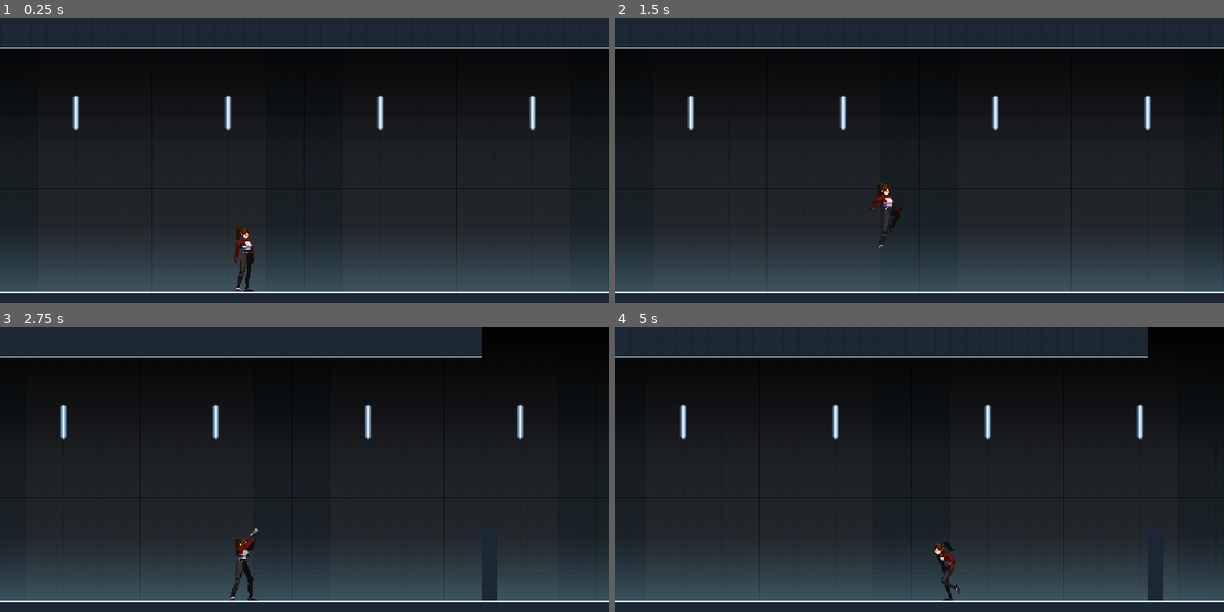
Above: before the commit, frames 1-4 (two rows, left to right).
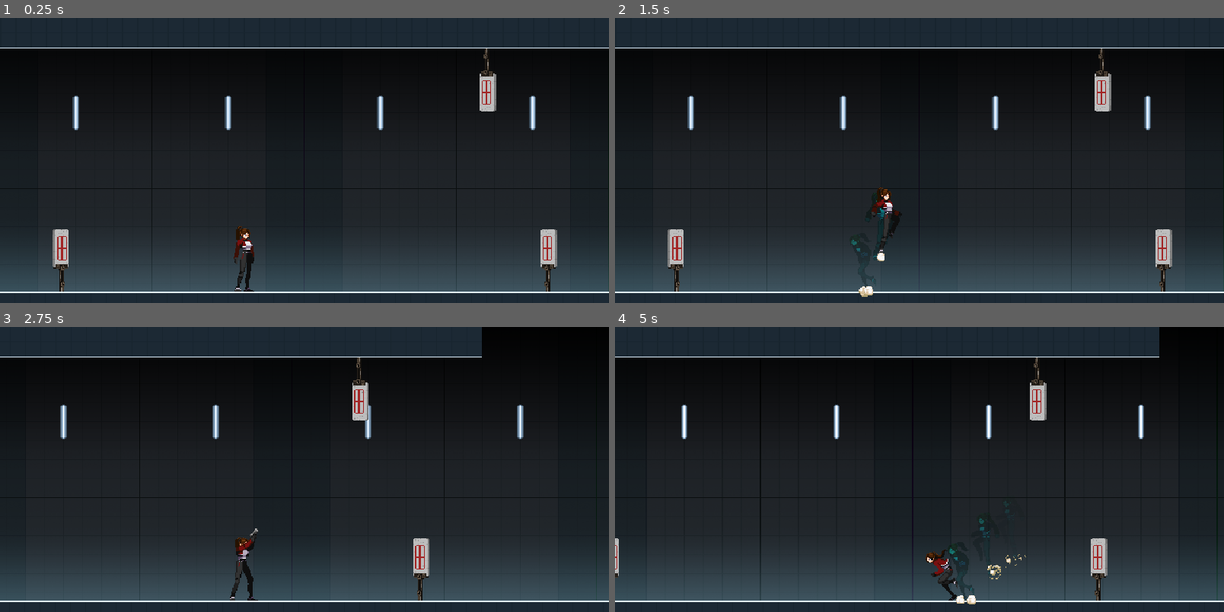
Above: after the commit, the same moments.

Repository: cimbraien/massive-recoil
Game: Godot game, scene res://Test.tscn
The game is run twice, just before and just after one commit, with the same random seed, the same clock (stepped at 60 frames per second) and the same inputs. The project has no main scene, so this scene is started directly.
Inputs (mouse positions are in pixels of both pictures, inside the frame that each line leads up to):
- Up to frame 1 (0.25 s): no input
- Up to frame 2 (1.5 s): tap Enter at 0.5 s; move the mouse to (1053, 171) at 0.52 s; hold Right mouse button (aim) 0.53-1.28 s; hold D (right) from 0.53 s (still down); tap Space (jump) at 0.77, 0.8, 1.07, 1.35 s; move the mouse to (797, 206) at 1.27 s
- Up to frame 3 (2.75 s): tap Space (jump) at 1.52, 1.82, 2.3 s; right-click (182, 515) at 1.55 s; move the mouse to (365, 423) at 2.02 s; release D (right) at 2.03 s; hold A (left) from 2.03 s (still down); hold Right mouse button (aim) from 2.03 s (still down)
- Up to frame 4 (5 s): move the mouse to (889, 566) at 2.77 s; release A (left) at 2.78 s; release Right mouse button (aim) at 2.78 s; hold D (right) 2.78-4.28 s; click (889, 566) at 2.85 s; tap Space (jump) at 3.02, 3.32, 3.77, 3.8, 4.07, 4.35, 4.52, 4.82 s; right-click (889, 566) at 3.05 s; move the mouse to (1102, 549) at 3.52 s; hold Right mouse button (aim) 3.53-4.28 s; move the mouse to (736, 446) at 4.27 s; hold A (left) from 4.28 s (still down); right-click (736, 446) at 4.55 s

The runs differ from the first frame. In frame 1, 1.3% of the frame differs, in the area x 8-92%, y 10-96%; in frame 2, 1.7%; in frame 3, 1.0%; in frame 4, 2.7%, in the area x 0-90%, y 0-98%.

Commit message:
add target enemies

Diff:
--- a/Test.tscn
+++ b/Test.tscn
@@ -1,14 +1,20 @@
-[gd_scene load_steps=5 format=2]
+[gd_scene load_steps=6 format=2]
 
 [ext_resource path="res://gym/GymTile.tres" type="TileSet" id=1]
 [ext_resource path="res://gym/GymBg.tscn" type="PackedScene" id=2]
 [ext_resource path="res://player/Player.tscn" type="PackedScene" id=3]
 [ext_resource path="res://camera/Camera.tscn" type="PackedScene" id=4]
+[ext_resource path="res://enemies/target/Target.tscn" type="PackedScene" id=5]
 
 [node name="Test" type="Node"]
 __meta__ = {
 "_edit_vertical_guides_": [ -640.0, 1280.0 ]
 }
+
+[node name="Camera2D" parent="." instance=ExtResource( 4 )]
+position = Vector2( 320, 254 )
+
+[node name="GymBg" parent="." instance=ExtResource( 2 )]
 
 [node name="Player" parent="." instance=ExtResource( 3 )]
 position = Vector2( 256, 288 )
@@ -21,11 +27,19 @@
 cell_size = Vector2( 16, 16 )
 collision_mask = 0
 format = 1
-tile_data = PoolIntArray( 0, 1610612736, 19, 1, 1610612736,  …(1636 unchanged characters)…  1610612736, 18, 65575, 1610612736, 18, 917503, 0, 19, 852008, 0, 19, 983039, 0, 19, 917544, 0, 19, 1048575, 0, 19, 983080, 0, 19, 1114111, 0, 19, 1048616, 0, 19, 1179647, 0, 19, 1114152, 0, 19, 1245144, 0, 18, 1245145, 0, 18, 1245146, …(9560 unchanged characters)…
+tile_data = PoolIntArray( 0, 1610612736, 19, 1, 1610612736,  …(1636 unchanged characters)…  1610612736, 18, 65575, 1610612736, 18, 1245144, 0, 18, 1245145, 0, 18, 1245146, …(9560 unchanged characters)…
 
-[node name="Camera2D" parent="." instance=ExtResource( 4 )]
-position = Vector2( 320, 254 )
+[node name="Target" parent="." instance=ExtResource( 5 )]
+position = Vector2( 64, 288 )
 
-[node name="GymBg" parent="." instance=ExtResource( 2 )]
+[node name="Target2" parent="." instance=ExtResource( 5 )]
+position = Vector2( 512, 32 )
+rotation = 3.14159
+upside_down = true
+
+[node name="Target3" parent="." instance=ExtResource( 5 )]
+position = Vector2( 576, 288 )
+scale = Vector2( -1, 1 )
+health = 10
 
 [editable path="Player"]
--- /dev/null
+++ b/dust/Dust.gd
@@ -0,0 +1,9 @@
+extends AnimatedSprite
+
+
+func _ready() -> void:
+	play("default")
+
+
+func _on_Dust_animation_finished() -> void:
+	queue_free()
--- /dev/null
+++ b/dust/Dust.tscn
@@ -0,0 +1,54 @@
+[gd_scene load_steps=13 format=2]
+
+[ext_resource path="res://dust/dust.png" type="Texture" id=1]
+[ext_resource path="res://dust/Dust.gd" type="Script" id=2]
+
+[sub_resource type="AtlasTexture" id=1]
+atlas = ExtResource( 1 )
+region = Rect2( 0, 0, 20, 20 )
+
+[sub_resource type="AtlasTexture" id=2]
+atlas = ExtResource( 1 )
+region = Rect2( 20, 0, 20, 20 )
+
+[sub_resource type="AtlasTexture" id=3]
+atlas = ExtResource( 1 )
+region = Rect2( 40, 0, 20, 20 )
+
+[sub_resource type="AtlasTexture" id=4]
+atlas = ExtResource( 1 )
+region = Rect2( 0, 20, 20, 20 )
+
+[sub_resource type="AtlasTexture" id=5]
+atlas = ExtResource( 1 )
+region = Rect2( 20, 20, 20, 20 )
+
+[sub_resource type="AtlasTexture" id=6]
+atlas = ExtResource( 1 )
+region = Rect2( 40, 20, 20, 20 )
+
+[sub_resource type="AtlasTexture" id=7]
+atlas = ExtResource( 1 )
+region = Rect2( 0, 40, 20, 20 )
+
+[sub_resource type="AtlasTexture" id=8]
+atlas = ExtResource( 1 )
+region = Rect2( 20, 40, 20, 20 )
+
+[sub_resource type="AtlasTexture" id=9]
+atlas = ExtResource( 1 )
+region = Rect2( 40, 40, 20, 20 )
+
+[sub_resource type="SpriteFrames" id=10]
+animations = [ {
+"frames": [ SubResource( 1 ), SubResource( 2 ), SubResource( 3 ), SubResource( 4 ), SubResource( 5 ), SubResource( 6 ), SubResource( 7 ), SubResource( 8 ), SubResource( 9 ) ],
+"loop": false,
+"name": "default",
+"speed": 20.0
+} ]
+
+[node name="Dust" type="AnimatedSprite"]
+frames = SubResource( 10 )
+script = ExtResource( 2 )
+
+[connection signal="animation_finished" from="." to="." method="_on_Dust_animation_finished"]
--- /dev/null
+++ b/enemies/Debris.tscn
@@ -0,0 +1,109 @@
+[gd_scene load_steps=6 format=2]
+
+[ext_resource path="res://enemies/target/target_debris.png" type="Texture" id=1]
+
+[sub_resource type="CanvasItemMaterial" id=2]
+particles_animation = true
+particles_anim_h_frames = 3
+particles_anim_v_frames = 1
+particles_anim_loop = false
+
+[sub_resource type="ParticlesMaterial" id=5]
+flag_disable_z = true
+direction = Vector3( 0, -1, 0 )
+gravity = Vector3( 0, 170, 0 )
+initial_velocity = 100.0
+angular_velocity = 100.0
+angular_velocity_random = 1.0
+orbit_velocity = 0.0
+orbit_velocity_random = 0.0
+anim_offset = 1.0
+anim_offset_random = 1.0
+
+[sub_resource type="Animation" id=3]
+length = 0.001
+tracks/0/type = "value"
+tracks/0/path = NodePath(".:emitting")
+tracks/0/interp = 1
+tracks/0/loop_wrap = true
+tracks/0/imported = false
+tracks/0/enabled = true
+tracks/0/keys = {
+"times": PoolRealArray( 0 ),
+"transitions": PoolRealArray( 1 ),
+"update": 0,
+"values": [ true ]
+}
+tracks/1/type = "value"
+tracks/1/path = NodePath(".:modulate")
+tracks/1/interp = 1
+tracks/1/loop_wrap = true
+tracks/1/imported = false
+tracks/1/enabled = true
+tracks/1/keys = {
+"times": PoolRealArray( 0 ),
+"transitions": PoolRealArray( 1 ),
+"update": 0,
+"values": [ Color( 1, 1, 1, 1 ) ]
+}
+
+[sub_resource type="Animation" id=4]
+resource_name = "default"
+length = 2.0
+step = 2.0
+tracks/0/type = "value"
+tracks/0/path = NodePath(".:emitting")
+tracks/0/interp = 1
+tracks/0/loop_wrap = true
+tracks/0/imported = false
+tracks/0/enabled = true
+tracks/0/keys = {
+"times": PoolRealArray( 0 ),
+"transitions": PoolRealArray( 1 ),
+"update": 1,
+"values": [ true ]
+}
+tracks/1/type = "method"
+tracks/1/path = NodePath(".")
+tracks/1/interp = 1
+tracks/1/loop_wrap = true
+tracks/1/imported = false
+tracks/1/enabled = true
+tracks/1/keys = {
+"times": PoolRealArray( 2 ),
+"transitions": PoolRealArray( 1 ),
+"values": [ {
+"args": [  ],
+"method": "queue_free"
+} ]
+}
+tracks/2/type = "value"
+tracks/2/path = NodePath(".:modulate")
+tracks/2/interp = 1
+tracks/2/loop_wrap = true
+tracks/2/imported = false
+tracks/2/enabled = true
+tracks/2/keys = {
+"times": PoolRealArray( 0, 2 ),
+"transitions": PoolRealArray( 1, 1 ),
+"update": 0,
+"values": [ Color( 1, 1, 1, 1 ), Color( 1, 1, 1, 0 ) ]
+}
+
+[node name="Debris" type="Particles2D"]
+material = SubResource( 2 )
+emitting = false
+amount = 4
+lifetime = 2.0
+one_shot = true
+explosiveness = 1.0
+process_material = SubResource( 5 )
+texture = ExtResource( 1 )
+__meta__ = {
+"_editor_description_": ""
+}
+
+[node name="AnimationPlayer" type="AnimationPlayer" parent="."]
+autoplay = "default"
+anims/RESET = SubResource( 3 )
+anims/default = SubResource( 4 )
--- /dev/null
+++ b/enemies/target/Target.gd
@@ -0,0 +1,52 @@
+extends Sprite
+
+
+onready var animator: AnimationPlayer = $"%AnimationPlayer"
+onready var sprite: Sprite = $"%Sprite"
+onready var hurtbox: Area2D = $"%Hurtbox"
+
+const DEBRIS: PackedScene = preload("res://enemies/Debris.tscn")
+
+export var health: int = 1
+export var upside_down: bool = false
+
+# Called when the node enters the scene tree for the first time.
+func _ready() -> void:
+	pass # Replace with function body.
+
+
+# Called every frame. 'delta' is the elapsed time since the previous frame.
+#func _process(delta: float) -> void:
+#	pass
+
+
+func _on_Hurtbox_ouch(damage, pos) -> void:
+	health -= damage
+	if health <= 0:
+		var hit_position: float = pos.y - hurtbox.global_position.y
+		if rotation_degrees == 0:
+			if hit_position < -10:
+				sprite.frame = 1
+			elif hit_position > 10:
+				sprite.frame = 2
+			else:
+				sprite.frame = 3
+		elif upside_down == true:
+			if hit_position > -10:
+				sprite.frame = 1
+			elif hit_position < 10:
+				sprite.frame = 2
+			else:
+				sprite.frame = 3
+		hurtbox.set_collision_layer_bit(1, false)
+		# debris
+		var debris: Node2D = DEBRIS.instance()
+		Shared.tree.current_scene.add_child(debris)
+		debris.global_position = sprite.global_position
+	else:
+		animator.stop(true)
+		animator.play("Ouch")
+
+
+func _on_Hurtbox_area_entered(area: Area2D) -> void:
+	print(area)
--- /dev/null
+++ b/enemies/target/Target.tscn
@@ -0,0 +1,112 @@
+[gd_scene load_steps=10 format=2]
+
+[ext_resource path="res://enemies/target/target_stand.png" type="Texture" id=1]
+[ext_resource path="res://enemies/target/target.png" type="Texture" id=2]
+[ext_resource path="res://hit_hurt_boxes/Hurtbox.tscn" type="PackedScene" id=3]
+[ext_resource path="res://enemies/target/Target.gd" type="Script" id=4]
+
+[sub_resource type="Shader" id=2]
+code = "shader_type canvas_item;
+
+uniform float flash_modifier : hint_range(0.0, 1.0) = 0.0;
+
+void fragment() {
+	vec4 color = texture(TEXTURE, UV);
+	color.rgb = mix(color.rgb, vec4(1.0).rgb, flash_modifier);
+	COLOR = color;
+}"
+
+[sub_resource type="ShaderMaterial" id=3]
+resource_local_to_scene = true
+shader = SubResource( 2 )
+shader_param/flash_modifier = 0.0
+
+[sub_resource type="RectangleShape2D" id=1]
+extents = Vector2( 10, 21 )
+
+[sub_resource type="Animation" id=4]
+resource_name = "Ouch"
+length = 0.266667
+step = 0.0166667
+tracks/0/type = "value"
+tracks/0/path = NodePath("Sprite:material:shader_param/flash_modifier")
+tracks/0/interp = 1
+tracks/0/loop_wrap = true
+tracks/0/imported = false
+tracks/0/enabled = true
+tracks/0/keys = {
+"times": PoolRealArray( 0, 0.0833333 ),
+"transitions": PoolRealArray( 1, 1 ),
+"update": 1,
+"values": [ 1.0, 0.0 ]
+}
+tracks/1/type = "value"
+tracks/1/path = NodePath("Sprite:offset")
+tracks/1/interp = 1
+tracks/1/loop_wrap = true
+tracks/1/imported = false
+tracks/1/enabled = true
+tracks/1/keys = {
+"times": PoolRealArray( 0, 0.0333333, 0.0666667, 0.1, 0.133333, 0.166667, 0.2, 0.233333, 0.266667 ),
+"transitions": PoolRealArray( 1, 1, 1, 1, 1, 1, 1, 1, 1 ),
+"update": 0,
+"values": [ Vector2( -6, 0 ), Vector2( 5, 0 ), Vector2( -4, 0 ), Vector2( 3, 0 ), Vector2( -3, 0 ), Vector2( 2, 0 ), Vector2( -2, 0 ), Vector2( 1, 0 ), Vector2( -1, 0 ) ]
+}
+
+[sub_resource type="Animation" id=5]
+length = 0.001
+tracks/0/type = "value"
+tracks/0/path = NodePath("Sprite:material:shader_param/flash_modifier")
+tracks/0/interp = 1
+tracks/0/loop_wrap = true
+tracks/0/imported = false
+tracks/0/enabled = true
+tracks/0/keys = {
+"times": PoolRealArray( 0 ),
+"transitions": PoolRealArray( 1 ),
+"update": 0,
+"values": [ 0.0 ]
+}
+tracks/1/type = "value"
+tracks/1/path = NodePath("Sprite:offset")
+tracks/1/interp = 1
+tracks/1/loop_wrap = true
+tracks/1/imported = false
+tracks/1/enabled = true
+tracks/1/keys = {
+"times": PoolRealArray( 0 ),
+"transitions": PoolRealArray( 1 ),
+"update": 0,
+"values": [ Vector2( 0, 0 ) ]
+}
+
+[node name="Target" type="Sprite"]
+texture = ExtResource( 1 )
+offset = Vector2( 0, -14 )
+script = ExtResource( 4 )
+
+[node name="Sprite" type="Sprite" parent="."]
+unique_name_in_owner = true
+show_behind_parent = true
+material = SubResource( 3 )
+position = Vector2( 0, -46 )
+texture = ExtResource( 2 )
+hframes = 2
+vframes = 2
+
+[node name="Hurtbox" parent="." instance=ExtResource( 3 )]
+unique_name_in_owner = true
+position = Vector2( -1, -46 )
+
+[node name="CollisionShape2D" parent="Hurtbox" index="0"]
+shape = SubResource( 1 )
+
+[node name="AnimationPlayer" type="AnimationPlayer" parent="."]
+unique_name_in_owner = true
+anims/Ouch = SubResource( 4 )
+anims/RESET = SubResource( 5 )
+
+[connection signal="area_entered" from="Hurtbox" to="." method="_on_Hurtbox_area_entered"]
+[connection signal="ouch" from="Hurtbox" to="." method="_on_Hurtbox_ouch"]
+
+[editable path="Hurtbox"]
--- /dev/null
+++ b/hit_hurt_boxes/Hurtbox.gd
@@ -0,0 +1,4 @@
+extends Area2D
+
+
+signal ouch(damage, pos)
--- /dev/null
+++ b/hit_hurt_boxes/Hurtbox.tscn
@@ -0,0 +1,11 @@
+[gd_scene load_steps=2 format=2]
+
+[ext_resource path="res://hit_hurt_boxes/Hurtbox.gd" type="Script" id=1]
+
+[node name="Hurtbox" type="Area2D"]
+collision_layer = 2
+collision_mask = 0
+monitoring = false
+script = ExtResource( 1 )
+
+[node name="CollisionShape2D" type="CollisionShape2D" parent="."]
--- /dev/null
+++ b/player/AfterImage.gd
@@ -0,0 +1,7 @@
+extends Sprite
+
+
+func _ready() -> void:
+	var tw: = create_tween()
+	tw.tween_property(self, "modulate:a", 0.0, 0.5)  # warning-ignore-all:return_value_discarded
+	tw.tween_callback(self, "queue_free")
--- /dev/null
+++ b/player/AfterImage.tscn
@@ -0,0 +1,13 @@
+[gd_scene load_steps=3 format=2]
+
+[ext_resource path="res://player/ryoko.png" type="Texture" id=1]
+[ext_resource path="res://player/AfterImage.gd" type="Script" id=2]
+
+[node name="AfterImage" type="Sprite"]
+modulate = Color( 0, 1, 1, 0.498039 )
+z_index = -1
+texture = ExtResource( 1 )
+offset = Vector2( 0, -34 )
+hframes = 9
+vframes = 8
+script = ExtResource( 2 )
--- a/player/Bullet.gd
+++ b/player/Bullet.gd
@@ -1,6 +1,7 @@
 extends Sprite
 
 const BULLETHIT: PackedScene = preload("res://player/BulletHit.tscn")
+const BULLETHITENEMY: PackedScene = preload("res://player/BulletHitEnemy.tscn")
 
 onready var ray: RayCast2D = $"%RayCast2D"
 onready var line: Line2D = $"%Line2D"
@@ -39,15 +40,23 @@
 	or global_position.y <= cam_rect.position.y \
 	or global_position.y >= cam_rect.position.y + cam_rect.size.y:
 		queue_free()
-	# hit world
+	# hit world / hurtbox
 	if ray.is_colliding():
+		var collider: = ray.get_collider()
 		global_position = ray.get_collision_point()
 		queue_free()
-		# smoke
-		var bullet_hit = BULLETHIT.instance() as Particles2D
-		Shared.tree.current_scene.add_child(bullet_hit)
-		bullet_hit.global_position = ray.get_collision_point()
-		bullet_hit.rotation = ray.get_collision_normal().angle()
+		if collider.name == "Hurtbox":
+			collider.emit_signal("ouch", 1, ray.global_position)
+			# bullet hit enemy
+			var bullet_hit_enemy = BULLETHITENEMY.instance() as Particles2D
+			Shared.tree.current_scene.add_child(bullet_hit_enemy)
+			bullet_hit_enemy.global_position = ray.get_collision_point()
+		else:
+			# bullet hit
+			var bullet_hit = BULLETHIT.instance() as Particles2D
+			Shared.tree.current_scene.add_child(bullet_hit)
+			bullet_hit.global_position = ray.get_collision_point()
+			bullet_hit.rotation = ray.get_collision_normal().angle()
 	# line
 	line.add_point(global_position)
 	while line.get_point_count() > max_points:
--- a/player/Bullet.tscn
+++ b/player/Bullet.tscn
@@ -15,6 +15,8 @@
 unique_name_in_owner = true
 enabled = true
 cast_to = Vector2( 36, 0 )
+collision_mask = 3
+collide_with_areas = true
 
 [node name="Line2D" type="Line2D" parent="."]
 unique_name_in_owner = true
--- a/player/BulletHit.tscn
+++ b/player/BulletHit.tscn
@@ -160,10 +160,12 @@
 }
 
 [node name="BulletHit" type="Particles2D"]
+emitting = false
 amount = 20
 lifetime = 0.2
 one_shot = true
 explosiveness = 0.9
+local_coords = false
 process_material = SubResource( 3 )
 
 [node name="AnimationPlayer" type="AnimationPlayer" parent="."]
--- /dev/null
+++ b/player/BulletHitEnemy.tscn
@@ -0,0 +1,72 @@
+[gd_scene load_steps=4 format=2]
+
+[sub_resource type="ParticlesMaterial" id=1]
+lifetime_randomness = 0.5
+flag_disable_z = true
+direction = Vector3( 0, 0, 0 )
+spread = 180.0
+gravity = Vector3( 0, 0, 0 )
+initial_velocity = 20.0
+orbit_velocity = 0.0
+orbit_velocity_random = 0.0
+color = Color( 0.988235, 0.94902, 0.792157, 1 )
+
+[sub_resource type="Animation" id=3]
+length = 0.001
+tracks/0/type = "value"
+tracks/0/path = NodePath(".:emitting")
+tracks/0/interp = 1
+tracks/0/loop_wrap = true
+tracks/0/imported = false
+tracks/0/enabled = true
+tracks/0/keys = {
+"times": PoolRealArray( 0 ),
+"transitions": PoolRealArray( 1 ),
+"update": 0,
+"values": [ false ]
+}
+
+[sub_resource type="Animation" id=2]
+resource_name = "default"
+length = 0.5
+step = 0.5
+tracks/0/type = "method"
+tracks/0/path = NodePath(".")
+tracks/0/interp = 1
+tracks/0/loop_wrap = true
+tracks/0/imported = false
+tracks/0/enabled = true
+tracks/0/keys = {
+"times": PoolRealArray( 0.5 ),
+"transitions": PoolRealArray( 1 ),
+"values": [ {
+"args": [  ],
+"method": "queue_free"
+} ]
+}
+tracks/1/type = "value"
+tracks/1/path = NodePath(".:emitting")
+tracks/1/interp = 1
+tracks/1/loop_wrap = true
+tracks/1/imported = false
+tracks/1/enabled = true
+tracks/1/keys = {
+"times": PoolRealArray( 0 ),
+"transitions": PoolRealArray( 1 ),
+"update": 1,
+"values": [ true ]
+}
+
+[node name="Particles2D" type="Particles2D"]
+emitting = false
+amount = 50
+lifetime = 0.4
+one_shot = true
+explosiveness = 0.5
+fixed_fps = 20
+process_material = SubResource( 1 )
+
+[node name="AnimationPlayer" type="AnimationPlayer" parent="."]
+autoplay = "default"
+anims/RESET = SubResource( 3 )
+anims/default = SubResource( 2 )
--- a/player/BulletShell.gd
+++ b/player/BulletShell.gd
@@ -6,3 +6,7 @@
 
 func _on_BulletShell_body_entered(_body: Node) -> void:
 	shell_bounce_sfx.play()
+
+
+func _on_VisibilityNotifier2D_viewport_exited(_viewport: Viewport) -> void:
+	queue_free()
--- a/player/BulletShell.tscn
+++ b/player/BulletShell.tscn
@@ -9,7 +9,7 @@
 bounce = 0.5
 
 [sub_resource type="CircleShape2D" id=6]
-radius = 4.0
+radius = 5.0
 
 [sub_resource type="Animation" id=8]
 resource_name = "default"
@@ -54,5 +54,9 @@
 [node name="ShellBounce" type="AudioStreamPlayer" parent="."]
 unique_name_in_owner = true
 stream = ExtResource( 3 )
+volume_db = -10.0
+
+[node name="VisibilityNotifier2D" type="VisibilityNotifier2D" parent="."]
 
 [connection signal="body_entered" from="." to="." method="_on_BulletShell_body_entered" flags=6]
+[connection signal="viewport_exited" from="VisibilityNotifier2D" to="." method="_on_VisibilityNotifier2D_viewport_exited"]
--- a/player/Player.gd
+++ b/player/Player.gd
@@ -4,14 +4,20 @@
 const BULLETSCENE: PackedScene = preload("res://player/Bullet.tscn")
 const MUZZLEFLASH: PackedScene = preload("res://player/MuzzleFlash.tscn")
 const BULLETSHELL: PackedScene = preload("res://player/BulletShell.tscn")
+const DUST: PackedScene = preload("res://dust/Dust.tscn")
+const AFTERIMAGE: PackedScene = preload("res://player/AfterImage.tscn")
 
 onready var sprite: Sprite = $"%Sprite"
 onready var sprite_2: Sprite = $"%Sprite2"  # fire 1st frame (hidden)
 onready var sprite_3: Sprite = $"%Sprite3"  # fire 2nd frame (hidden)
 onready var animator: AnimationPlayer = $"%AnimationPlayer"
 onready var aim_origin: Position2D = $"%AimOrigin"
+onready var after_image_maker: AnimationPlayer = $"%AfterImageMaker"
+
+# sfx
 onready var handgun_fire: AudioStreamPlayer = $"%Handgun"
 onready var land: AudioStreamPlayer = $"%Land"
+onready var dust_caller: AnimationPlayer = $"%DustCaller"
 
 const MAX_RUN: float = 180.0
 const MAX_FALL: float = 540.0
@@ -74,7 +80,7 @@
 		# to fall
 		if not is_on_floor():
 			self.state = 2
-		# to run
+		# to idle
 		elif direction == 0:
 			self.state = 0
 		# jump
@@ -88,25 +94,21 @@
 		# to idle
 		if is_on_floor() and direction == 0:
 			self.state = 0
-			land.play()
 		# to run
 		elif is_on_floor() and direction != 0:
 			self.state = 1
-			land.play()
 	# rise
 	elif state == 3:
 		# in state
 		# jump cancel
 		if not Input.is_action_pressed("jump"):
-			velocity.y += GRAVITY * delta
+			velocity.y *= 0.8
 		# to idle
 		if is_on_floor() and direction == 0:
 			self.state = 0
-			land.play()
 		# to run
 		elif is_on_floor() and direction != 0:
 			self.state = 1
-			land.play()
 		# to fall
 		elif velocity.y > 0:
 			self.state = 2
@@ -158,6 +160,7 @@
 			handgun_fire.play()
 		# to fall
 		if not is_on_floor():
+			# make sure only sprite 1 is visible, hide the rest
 			animator.stop()
 			sprite.visible = true
 			sprite_2.visible = false
@@ -165,6 +168,7 @@
 			self.state = 2
 		# aim
 		elif not Input.is_action_pressed("aim"):
+			# make sure only sprite 1 is visible, hide the rest
 			animator.stop()
 			sprite.visible = true
 			sprite_2.visible = false
@@ -185,22 +189,36 @@
 
 	# jump
 	if state == 3:
+		_emit_dust()
 		velocity.y = JUMP_VEL
 
 	# update anim
 	# idle
 	if state == 0:
+		after_image_maker.stop(true)
+		# play ToIdle for everyone except if coming from aim
 		if old_state == 4:
 			animator.play("AimToIdle")
 		else:
 			animator.play("ToIdle")
+		# stop dusts from run state
+		if old_state == 1:
+			dust_caller.stop(true)
+		# if prev in air
+		if old_state == 2 or old_state == 3:
+			land.play()
+			_emit_dust()
 	# run
 	elif state == 1:
-		# turn
+		dust_caller.play("EmitDust")
+		# turn or to run intro anim
 		if old_sprite_scale_x != sprite.scale.x:
 			animator.play("Turn")
 		elif old_sprite_scale_x == sprite.scale.x:
 			animator.play("ToRun")
+		# if prev in air
+		if old_state == 2 or old_state == 3:
+			land.play()
 	# fall
 	elif state == 2:
 		animator.play("ToFall")
@@ -209,7 +227,12 @@
 		animator.play("Rise")
 	# aim
 	elif state == 4:
+		after_image_maker.stop(true)
 		animator.stop()
+
+	# exit idle or aim
+	if old_state == 0 and state != 4 or old_state == 4 and state != 0:
+		after_image_maker.play("default")
 
 
 func _on_AnimationPlayer_animation_finished(anim_name: String) -> void:
@@ -222,3 +245,17 @@
 		animator.play("Fall")
 	elif anim_name == "Turn":
 		animator.play("Run")
+
+
+func _emit_dust() -> void:
+	var dust: Node2D = DUST.instance()
+	Shared.tree.current_scene.add_child(dust)
+	dust.global_position = global_position
+
+
+func _create_after_image() -> void:
+	var after_image: Node2D = AFTERIMAGE.instance()
+	Shared.tree.current_scene.add_child(after_image)
+	after_image.global_position = global_position
+	after_image.frame = sprite.frame
+	after_image.scale.x = sprite.scale.x
--- a/player/Player.tscn
+++ b/player/Player.tscn
@@ -191,7 +191,7 @@
 resource_name = "Run"
 length = 0.8
 loop = true
-step = 0.0833333
+step = 0.0166667
 tracks/0/type = "value"
 tracks/0/path = NodePath("Sprite:frame")
 tracks/0/interp = 1
@@ -211,9 +211,12 @@
 tracks/1/imported = false
 tracks/1/enabled = true
 tracks/1/keys = {
-"times": PoolRealArray( 0.333333 ),
-"transitions": PoolRealArray( 1 ),
-"values": [ {
+"times": PoolRealArray( 0.333333, 0.733333 ),
+"transitions": PoolRealArray( 1, 1 ),
+"values": [ {
+"args": [ 0.0 ],
+"method": "play"
+}, {
 "args": [ 0.0 ],
 "method": "play"
 } ]
@@ -223,7 +226,7 @@
 tracks/2/interp = 1
 tracks/2/loop_wrap = true
 tracks/2/imported = false
-tracks/2/enabled = true
+tracks/2/enabled = false
 tracks/2/keys = {
 "times": PoolRealArray( 0.733333 ),
 "transitions": PoolRealArray( 1 ),
@@ -326,6 +329,60 @@
 "values": [ {
 "args": [ 0.0 ],
 "method": "play"
+} ]
+}
+
+[sub_resource type="Animation" id=13]
+resource_name = "EmitDust"
+length = 0.416667
+step = 0.0166667
+tracks/0/type = "method"
+tracks/0/path = NodePath(".")
+tracks/0/interp = 1
+tracks/0/loop_wrap = true
+tracks/0/imported = false
+tracks/0/enabled = true
+tracks/0/keys = {
+"times": PoolRealArray( 0, 0.0833333, 0.166667, 0.25, 0.333333, 0.416667 ),
+"transitions": PoolRealArray( 1, 1, 1, 1, 1, 1 ),
+"values": [ {
+"args": [  ],
+"method": "_emit_dust"
+}, {
+"args": [  ],
+"method": "_emit_dust"
+}, {
+"args": [  ],
+"method": "_emit_dust"
+}, {
+"args": [  ],
+"method": "_emit_dust"
+}, {
+"args": [  ],
+"method": "_emit_dust"
+}, {
+"args": [  ],
+"method": "_emit_dust"
+} ]
+}
+
+[sub_resource type="Animation" id=14]
+resource_name = "default"
+length = 0.15
+loop = true
+step = 0.0166667
+tracks/0/type = "method"
+tracks/0/path = NodePath(".")
+tracks/0/interp = 1
+tracks/0/loop_wrap = true
+tracks/0/imported = false
+tracks/0/enabled = true
+tracks/0/keys = {
+"times": PoolRealArray( 0 ),
+"transitions": PoolRealArray( 1 ),
+"values": [ {
+"args": [  ],
+"method": "_create_after_image"
 } ]
 }
 
@@ -390,21 +447,35 @@
 [node name="Handgun" type="AudioStreamPlayer" parent="."]
 unique_name_in_owner = true
 stream = ExtResource( 3 )
+volume_db = -10.0
 
 [node name="Step1" type="AudioStreamPlayer" parent="."]
 stream = ExtResource( 5 )
+volume_db = -3.0
 
 [node name="Step2" type="AudioStreamPlayer" parent="."]
 stream = ExtResource( 4 )
+volume_db = -10.0
 
 [node name="Jump" type="AudioStreamPlayer" parent="."]
 stream = ExtResource( 6 )
+volume_db = -10.0
 
 [node name="Land" type="AudioStreamPlayer" parent="."]
 unique_name_in_owner = true
 stream = ExtResource( 7 )
+volume_db = -13.0
 
 [node name="ToRun" type="AudioStreamPlayer" parent="."]
 stream = ExtResource( 8 )
+volume_db = -5.0
+
+[node name="DustCaller" type="AnimationPlayer" parent="."]
+unique_name_in_owner = true
+anims/EmitDust = SubResource( 13 )
+
+[node name="AfterImageMaker" type="AnimationPlayer" parent="."]
+unique_name_in_owner = true
+anims/default = SubResource( 14 )
 
 [connection signal="animation_finished" from="AnimationPlayer" to="." method="_on_AnimationPlayer_animation_finished"]
--- a/project.godot
+++ b/project.godot
@@ -86,6 +86,11 @@
  ]
 }
 
+[layer_names]
+
+2d_physics/layer_1="world"
+2d_physics/layer_2="enemy_hurtbox"
+
 [physics]
 
 common/enable_pause_aware_picking=true
Binary file added: dust/dust.png
Not shown, added: dust/dust.png.import
Binary file added: enemies/target/target.png
Not shown, added: enemies/target/target.png.import
Binary file added: enemies/target/target_debris.png
Not shown, added: enemies/target/target_debris.png.import
Binary file added: enemies/target/target_stand.png
Not shown, added: enemies/target/target_stand.png.import
Renamed: MuzzleFlash.gd -> player/MuzzleFlash.gd
Not shown: 1 places in player/Player.tscn that only renumber resources
Binary file changed: player/ryoko.png
Not shown, changed: player/handgun_fire.wav
(and 2 more such lines)
